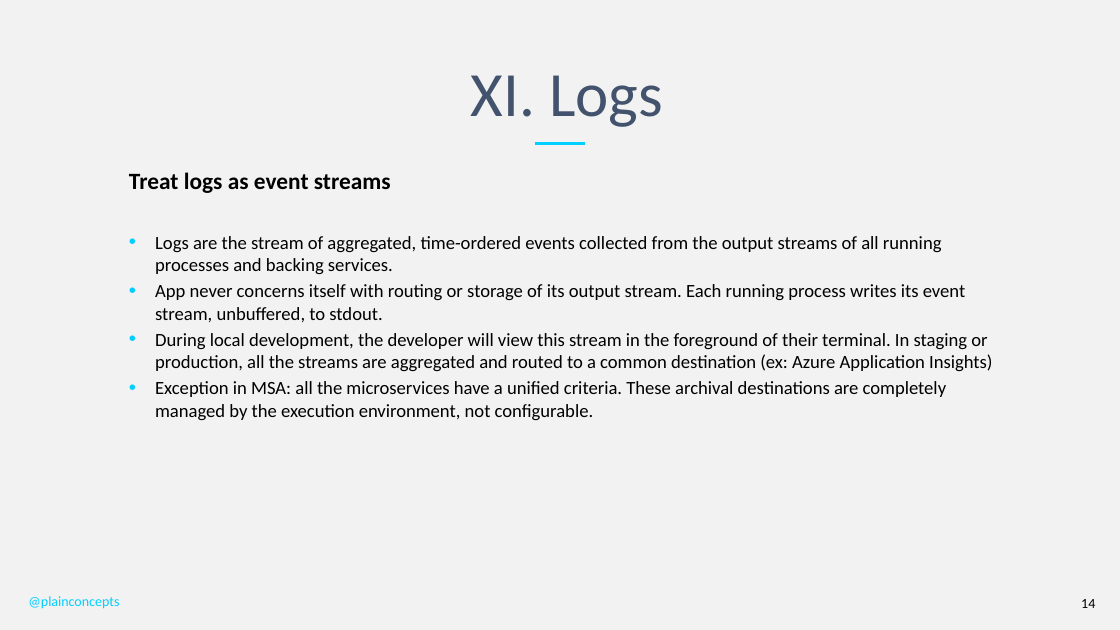
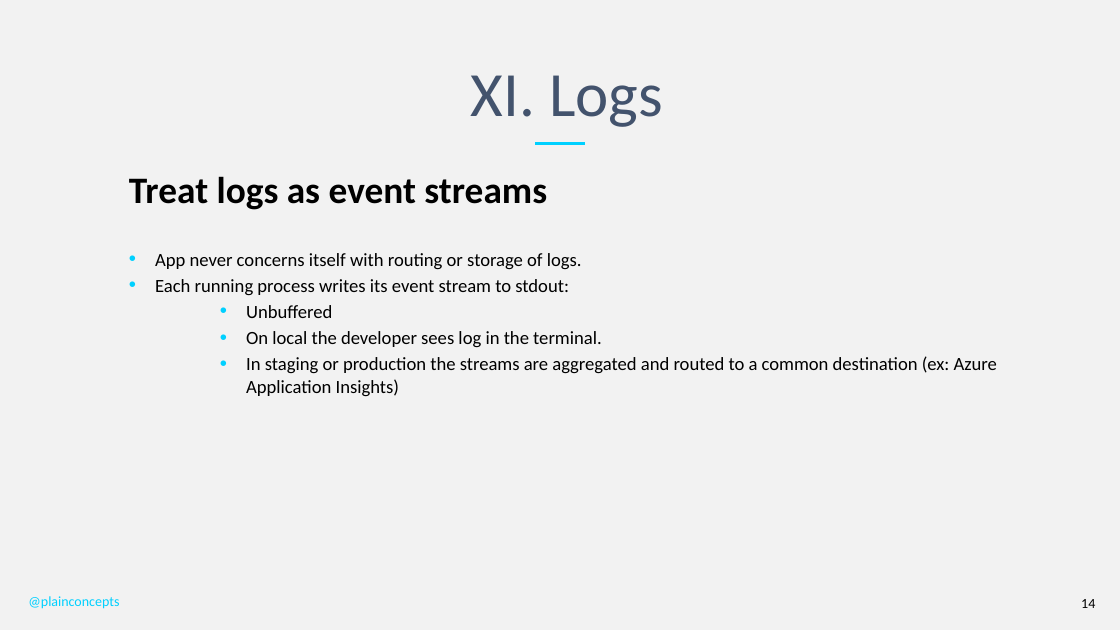
Before and after one commit to PlainConcepts/NetCore-Docker-Workshop, a slide deck: slide 14 of Docu/TheTwelveFactorApp.pptx. Drawn at 1120x630 pixels with LibreOffice and Linux fonts; fonts in the diff are those of the drawing; background and template pictures are left out. Boxes give left, top, right and bottom in pixels: in the first picture for what was removed or moved away, otherwise in the second. Text is boxed around its words. In the diff, an @@ line names an element or a change of style, - is before the commit and + after.

```diff
--- a/Docu/TheTwelveFactorApp.pptx
+++ b/Docu/TheTwelveFactorApp.pptx
@@ text at [129, 176, 547, 210]: size 20 to 32 pt in "Treat logs as event streams"; more space between paragraphs @@
@@ text at [155, 253, 997, 396]: text changed @@
-• Logs are the stream of aggregated, time-ordered events collected from the output streams of all running processes and backing services.
-• App never concerns itself with routing or storage of its output stream. Each running process writes its event stream, unbuffered, to stdout.
-• During local development, the developer will view this stream in the foreground of their terminal. In staging or production, all the streams are aggregated and routed to a common destination (ex: Azure Application Insights)
-• Exception in MSA: all the microservices have a unified criteria. These archival destinations are completely managed by the execution environment, not configurable.
+• App never concerns itself with routing or storage of logs.
+• Each running process writes its event stream to stdout:
+  • Unbuffered
+  • On local the developer sees log in the terminal.
+  • In staging or production the streams are aggregated and routed to a common destination (ex: Azure Application Insights)
```
Also in this commit, not shown: 11 other slides changed.
